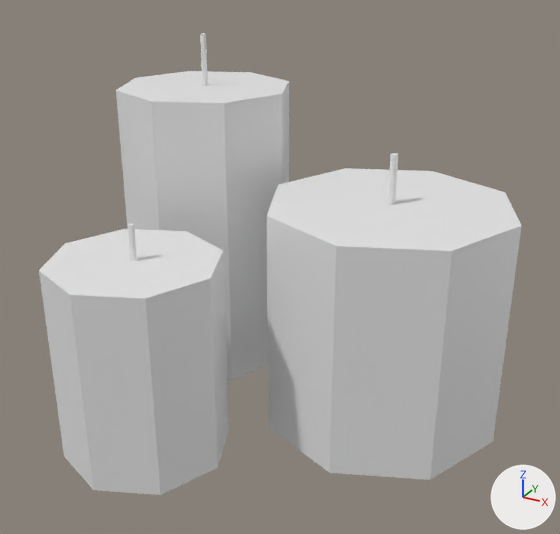
What one commit did to the FBX model I have no time VR/Assets/01_IHaveNoTimeVr/04_Modelos3D/Velas.fbx.
One viewpoint serves both versions: a 50 mm lens placed at (0.9, -1.41, 1.099), pointed at (0.121, 0.006, 0.391). Every picture has the same lights, and +X, +Y and +Z are marked at lower right.

Script lines for the objects in view, before the commit:
```python
me_cylinder_003 = bpy.data.meshes.new('Cylinder.003')
me_cylinder_003.from_pydata(...)  # 96 vertices, 78 faces; spans x -0.44..0.614, y -0.441..0.453, z 0.0..0.857
# faces by material slot: [17, 17, 44]
me_cylinder_003.materials.append(mat_mat_vela01)  # white #e7e7e7
me_cylinder_003.materials.append(mat_mat_vela02)  # white #e7e7e7
me_cylinder_003.materials.append(mat_mat_vela03)  # white #e7e7e7
ob_velas = bpy.data.objects.new('Velas', me_cylinder_003)
ob_velas.location = (0.0, 0.0, 0.0)
```
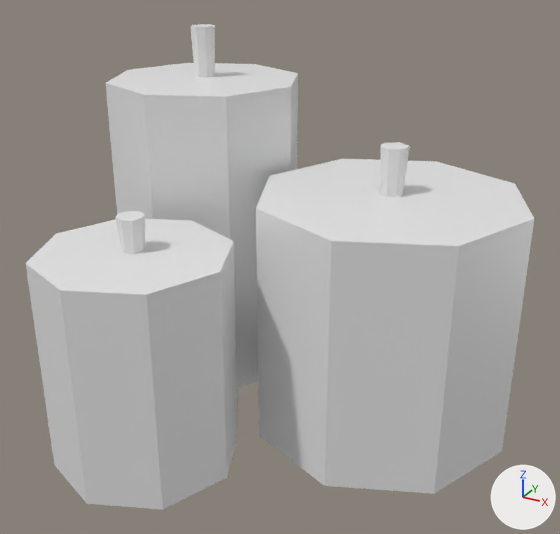
What differs and where, as boxes [x1, y1, x2, y2] in the pictures (560 x 534 px):
'Velas', reshaped: before [39, 33, 522, 495]; after [26, 24, 534, 510]
part 1 of me_cylinder_003, added: after [26, 211, 239, 510]
part 2 of me_cylinder_003, added: after [256, 142, 534, 494]
part 3 of me_cylinder_003, added: after [106, 24, 298, 389]

Edits to the bpy script that builds the scene:
```text
Add mat_mat_outline:
    mat_mat_outline = principled_material('Mat_Outline')
    mat_mat_outline.base_color = (0.8, 0.8, 0.8)  # white #e7e7e7
    mat_mat_outline.roughness = 0.4
Change me_cylinder_003:
    used by ob_velas; location = (0.0, 0.0, 0.0)
    remove me_cylinder_003.from_pydata(...)  # 96 vertices, 78 faces; spans x -0.44..0.614, y -0.441..0.453, z 0.0..0.857
    add me_cylinder_003.from_pydata(...)  # 192 vertices, 156 faces; spans x -0.463..0.637, y -0.464..0.476, z -0.019..0.876
    me_cylinder_003 part 1: a new loose piece of 32 vertices spanning x -0.301..0.128, y -0.464..-0.036, z -0.019..0.559, in mat_mat_outline (white #e7e7e7)
    me_cylinder_003 part 2: a new loose piece of 32 vertices spanning x 0.02..0.637, y -0.17..0.447, z -0.019..0.668, in mat_mat_outline (white #e7e7e7)
    me_cylinder_003 part 3: a new loose piece of 32 vertices spanning x -0.463..0.026, y -0.013..0.476, z -0.019..0.876, in mat_mat_outline (white #e7e7e7)
    add me_cylinder_003.materials.append(mat_mat_outline)  # white #e7e7e7
```
